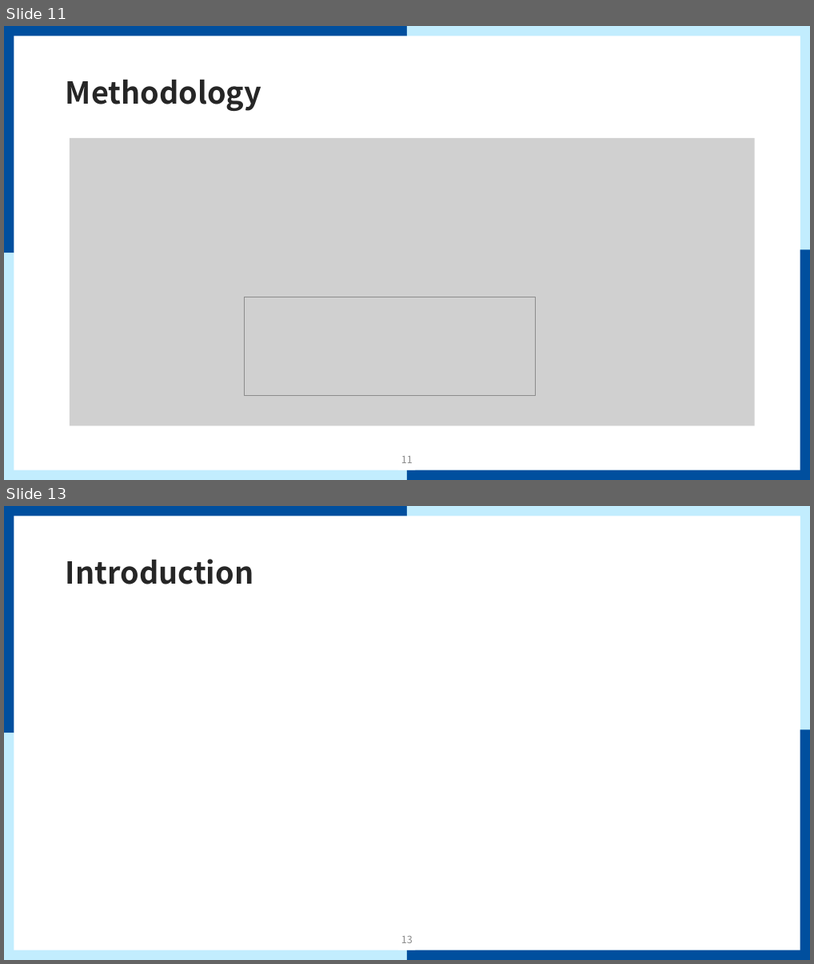
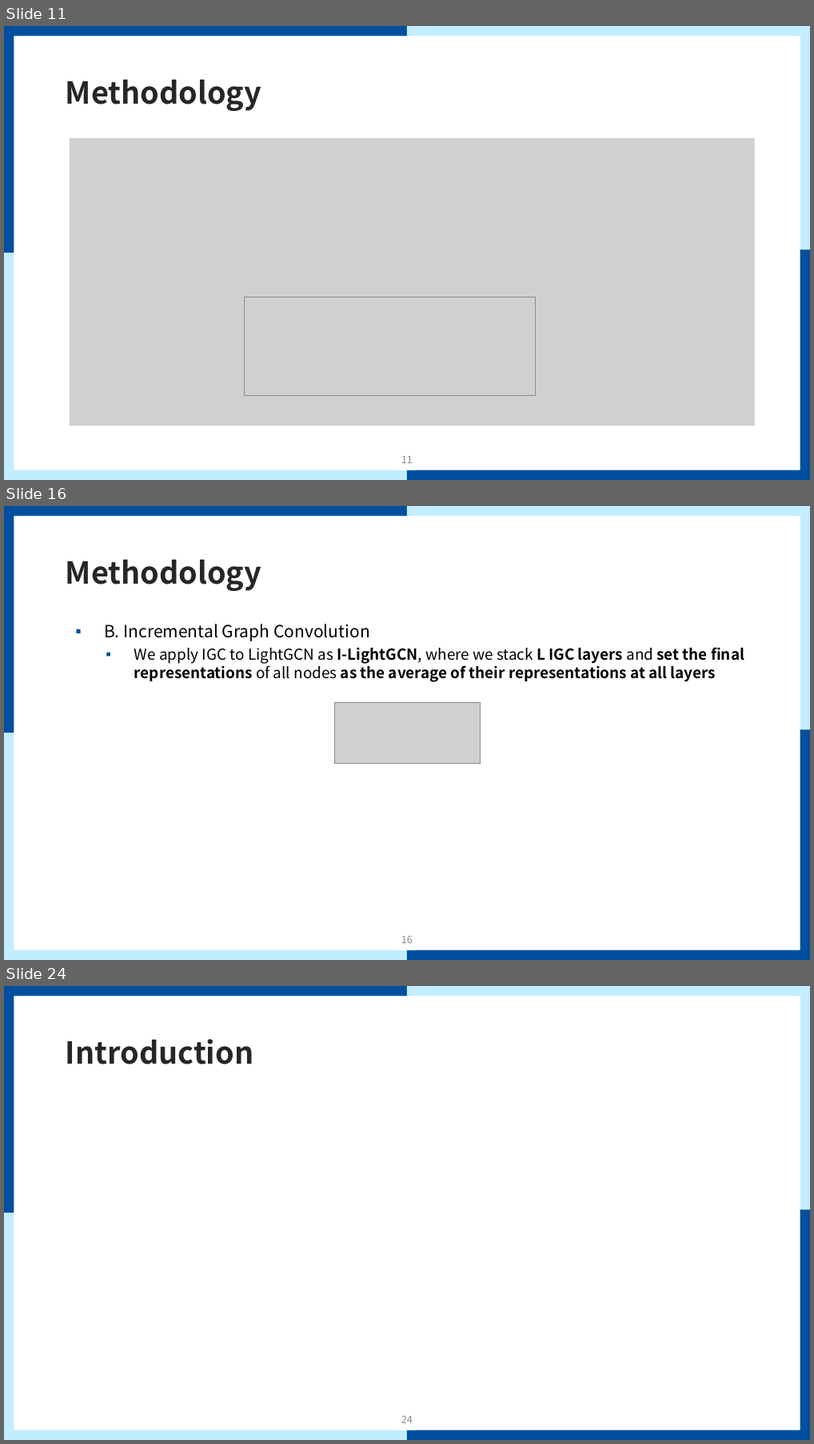
Before and after one commit to mmvv11/GraduateStudies, a slide deck: papers/review/Causal Incremental Graph Convolution for review.pptx. Shown one above the other, each under a label of ours: slides 11 and 13 before the commit, slides 11, 16 and 24 after it; the slides between them are not shown. The pictures are 814x964 and 814x1444 pixels, drawn with LibreOffice and Linux fonts; fonts in the diff are those of the drawing; grey boxes stand for pictures; background and template pictures are left out. Boxes give left, top, right and bottom in pixels: in the first picture for what was removed or moved away, otherwise in the second. Text is boxed around its words. In the diff, an @@ line names an element or a change of style, - is before the commit and + after.

```diff
--- a/papers/review/Causal Incremental Graph Convolution for review.pptx
+++ b/papers/review/Causal Incremental Graph Convolution for review.pptx
@@ slide 16 added at <box>4,506,810,960</box>, background #FFFFFF; not listed: 9 template elements that a slide beside it also shows @@
@@ title added at <box>66,560,262,591</box>, 36 pt, text #262626, bold @@
+Methodology
@@ text added at <box>104,624,745,682</box>, 18 pt, text #000000, bold @@
+▪ B. Incremental Graph Convolution
+  ▪ We apply IGC to LightGCN as I-LightGCN, where we stack L IGC layers and set the final representations of all nodes as the average of their representations at all layers
@@ picture added at <box>334,703,480,763</box> @@
@@ page number added at <box>402,936,413,943</box>, 12 pt, text #8C8C8C @@
+16
@@ what was slide 13 is now slide 24 @@
@@ page number at <box>402,1416,413,1423</box>: text changed @@
-13
+24
```
Also in this commit, not shown: 1 slide changed, 12 other slides added, 2 slides removed.
